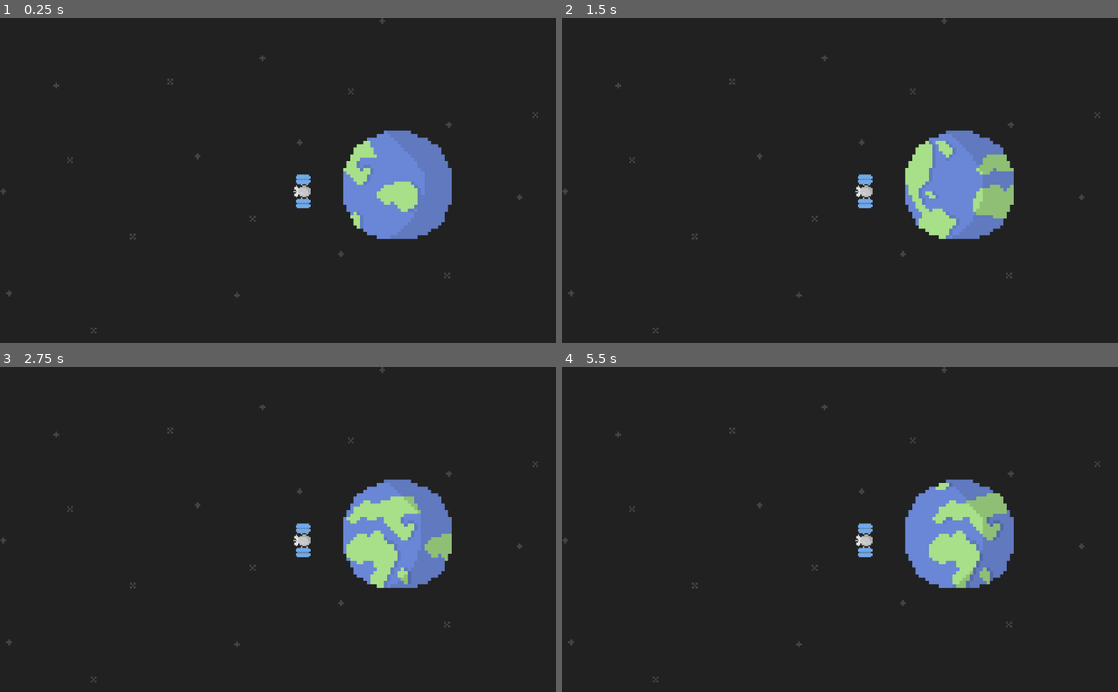
Above: before the commit, frames 1-4 (two rows, left to right).
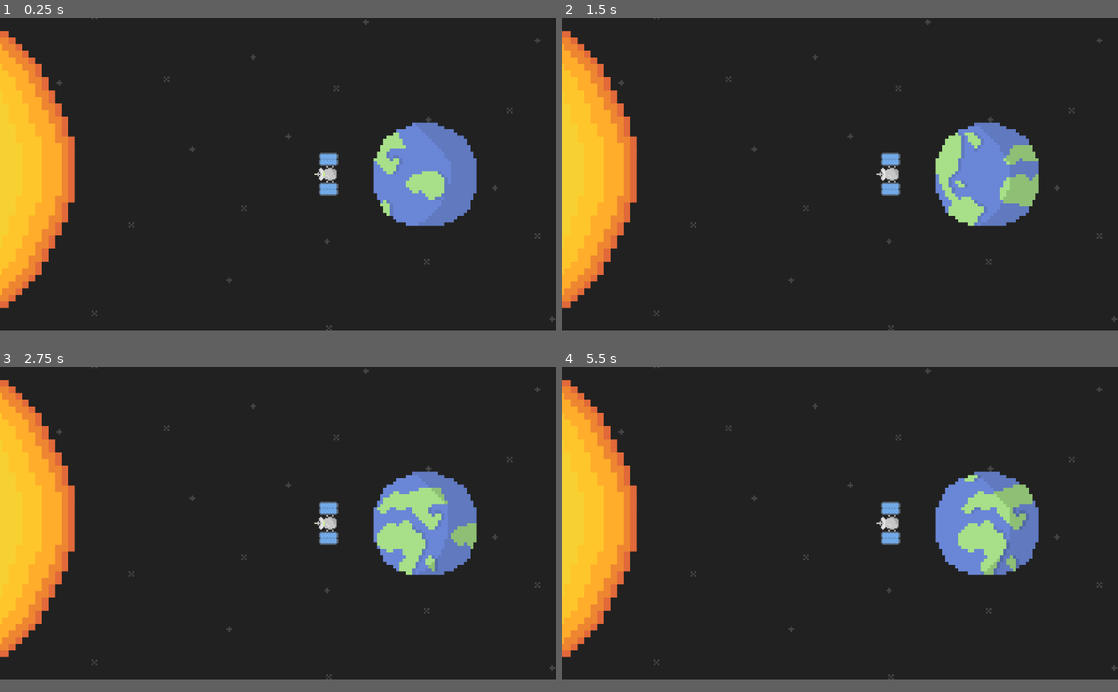
Above: after the commit, the same moments.

Repository: Liamx220/MiniJam76
Game: Godot game, scene res://Main.tscn
Same seed, same stepped clock (60 frames per second), same inputs: the game is played once before the commit and once after it. The project has no main scene, so this scene is started directly.
Inputs:
- Up to frame 1 (0.25 s): no input
- Up to frame 2 (1.5 s): tap Enter at 1.25 s
- Up to frame 3 (2.75 s): no input
- Up to frame 4 (5.5 s): tap Space at 4.25 s
The window is 800x468 before the commit and 800x450 after it. Grey fills any space a smaller window leaves; there, only what the larger window draws over its background counts as a difference.

The runs differ from the first frame. In frame 1, 14% of the frame differs, in the area x 0-100%, y 0-98%; in frame 2, 14%; in frame 3, 14%; in frame 4, 15%.

Commit message:
Sun sprite + satellite now has a simple animation
(also adjusted project resolution)

Diff:
--- a/MiniJam76/MiniJam76/Main.tscn
+++ b/MiniJam76/MiniJam76/Main.tscn
@@ -1,8 +1,9 @@
-[gd_scene load_steps=15 format=2]
+[gd_scene load_steps=20 format=2]
 
 [ext_resource path="res://Sprites/earth.png" type="Texture" id=1]
-[ext_resource path="res://Sprites/satellite.png" type="Texture" id=2]
+[ext_resource path="res://Sprites/satellite_blink.png" type="Texture" id=2]
 [ext_resource path="res://Sprites/background.png" type="Texture" id=3]
+[ext_resource path="res://Sprites/sun.png" type="Texture" id=4]
 
 [sub_resource type="AtlasTexture" id=1]
 atlas = ExtResource( 1 )
@@ -50,16 +51,35 @@
 
 [sub_resource type="CircleShape2D" id=11]
 
+[sub_resource type="AtlasTexture" id=12]
+atlas = ExtResource( 2 )
+region = Rect2( 0, 0, 31, 16 )
+
+[sub_resource type="AtlasTexture" id=13]
+atlas = ExtResource( 2 )
+region = Rect2( 31, 0, 31, 16 )
+
+[sub_resource type="SpriteFrames" id=14]
+animations = [ {
+"frames": [ SubResource( 12 ), SubResource( 13 ) ],
+"loop": true,
+"name": "default",
+"speed": 1.0
+} ]
+
+[sub_resource type="RectangleShape2D" id=15]
+extents = Vector2( 13.384, 35.2377 )
+
 [node name="Node2D" type="Node2D"]
 
 [node name="background" type="Sprite" parent="."]
-position = Vector2( 532.154, 303.905 )
-scale = Vector2( 3.6163, 3.6163 )
+position = Vector2( 640.276, 359.968 )
+scale = Vector2( 4.24948, 4.24948 )
 texture = ExtResource( 3 )
 
 [node name="earth" type="StaticBody2D" parent="."]
-position = Vector2( 731.806, 307.956 )
-scale = Vector2( 6.23213, 6.23213 )
+position = Vector2( 978.751, 360 )
+scale = Vector2( 7.41243, 7.41243 )
 
 [node name="AnimatedSprite" type="AnimatedSprite" parent="earth"]
 frames = SubResource( 10 )
@@ -72,12 +92,25 @@
 shape = SubResource( 11 )
 
 [node name="satellite" type="KinematicBody2D" parent="."]
-position = Vector2( 554.451, 321.522 )
+position = Vector2( 751.201, 360 )
+scale = Vector2( 1.38587, 1.38587 )
 __meta__ = {
 "_edit_group_": true
 }
 
-[node name="Sprite" type="Sprite" parent="satellite"]
+[node name="Sprite" type="AnimatedSprite" parent="satellite"]
 rotation = -1.5708
 scale = Vector2( 2.47744, 2.47744 )
-texture = ExtResource( 2 )
+frames = SubResource( 14 )
+frame = 1
+playing = true
+
+[node name="CollisionShape2D" type="CollisionShape2D" parent="satellite"]
+visible = false
+position = Vector2( 2.16467, 0 )
+shape = SubResource( 15 )
+
+[node name="sun" type="Sprite" parent="."]
+position = Vector2( 111.643, 348.976 )
+scale = Vector2( 15.1963, 15.1963 )
+texture = ExtResource( 4 )
--- a/MiniJam76/MiniJam76/project.godot
+++ b/MiniJam76/MiniJam76/project.godot
@@ -18,6 +18,11 @@
 config/name="MiniJam76"
 config/icon="res://icon.png"
 
+[display]
+
+window/size/width=1280
+window/size/height=720
+
 [rendering]
 
 quality/driver/driver_name="GLES2"
Binary file changed: MiniJam76/MiniJam76/Sprites/satellite.png
Binary file added: MiniJam76/MiniJam76/Sprites/satellite_blink.png
Not shown, added: MiniJam76/MiniJam76/Sprites/satellite_blink.png.import
Binary file added: MiniJam76/MiniJam76/Sprites/sun.png
Not shown, added: MiniJam76/MiniJam76/Sprites/sun.png.import
